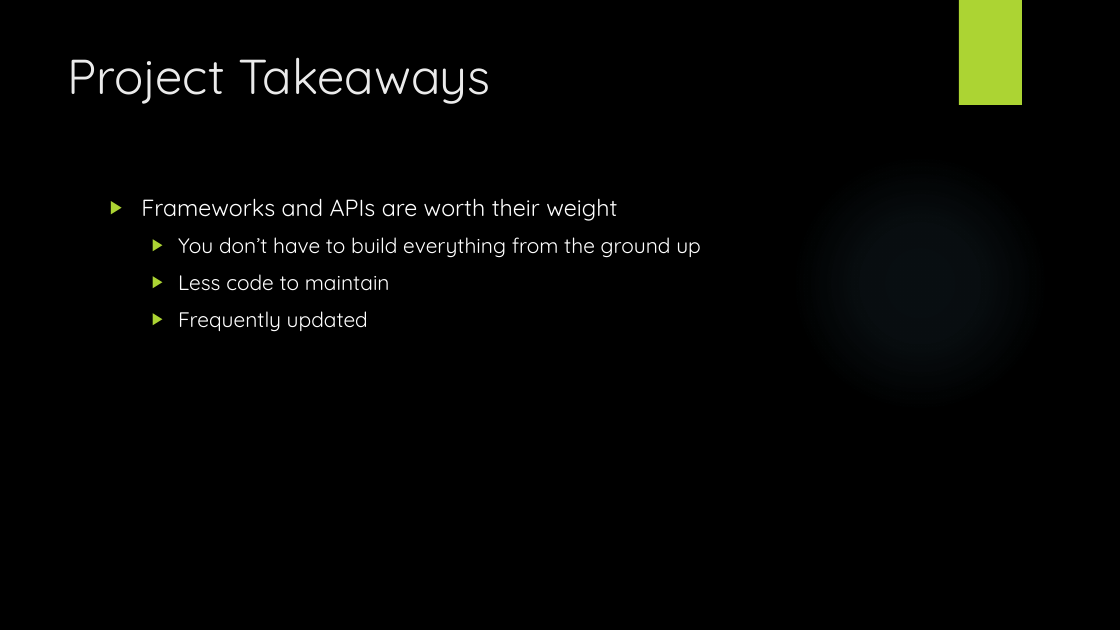
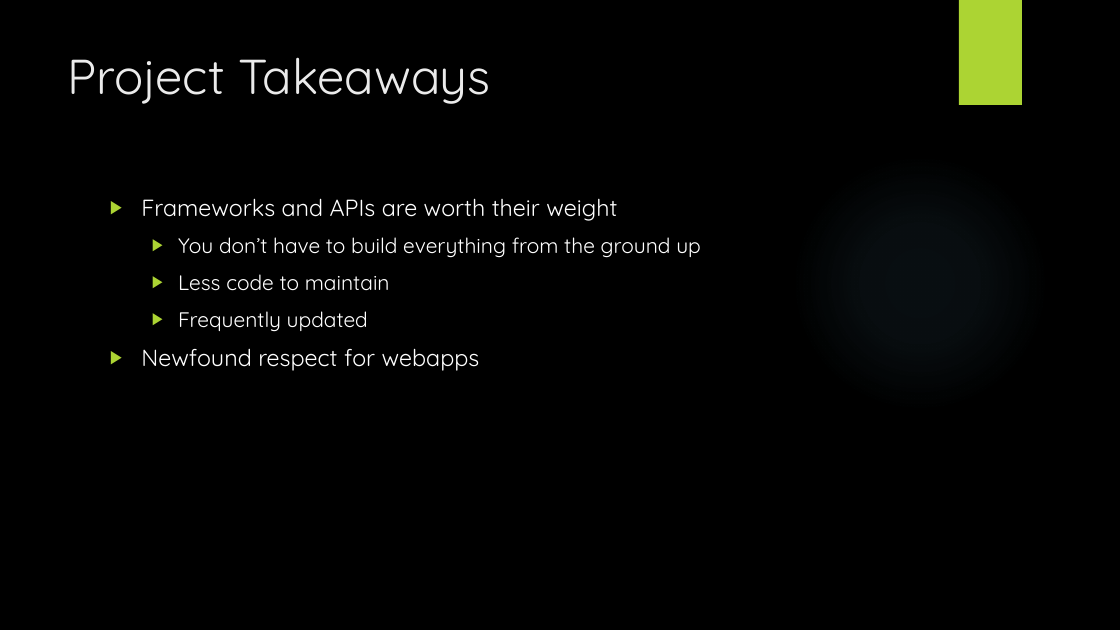
Before and after one commit to TheBrokenTheory/CapstoneProject2019, a slide deck: slide 12 of Documentation/BetaPresentation.pptx. Drawn at 1120x630 pixels with LibreOffice and Linux fonts; fonts in the diff are those of the drawing; background and template pictures are left out. Boxes give left, top, right and bottom in pixels: in the first picture for what was removed or moved away, otherwise in the second. Text is boxed around its words. In the diff, an @@ line names an element or a change of style, - is before the commit and + after.

```diff
--- a/Documentation/BetaPresentation.pptx
+++ b/Documentation/BetaPresentation.pptx
@@ text at <box>141,349,480,371</box>: paragraph added @@
+▶ Newfound respect for webapps
```
Also in this commit, not shown: 3 other slides changed.
